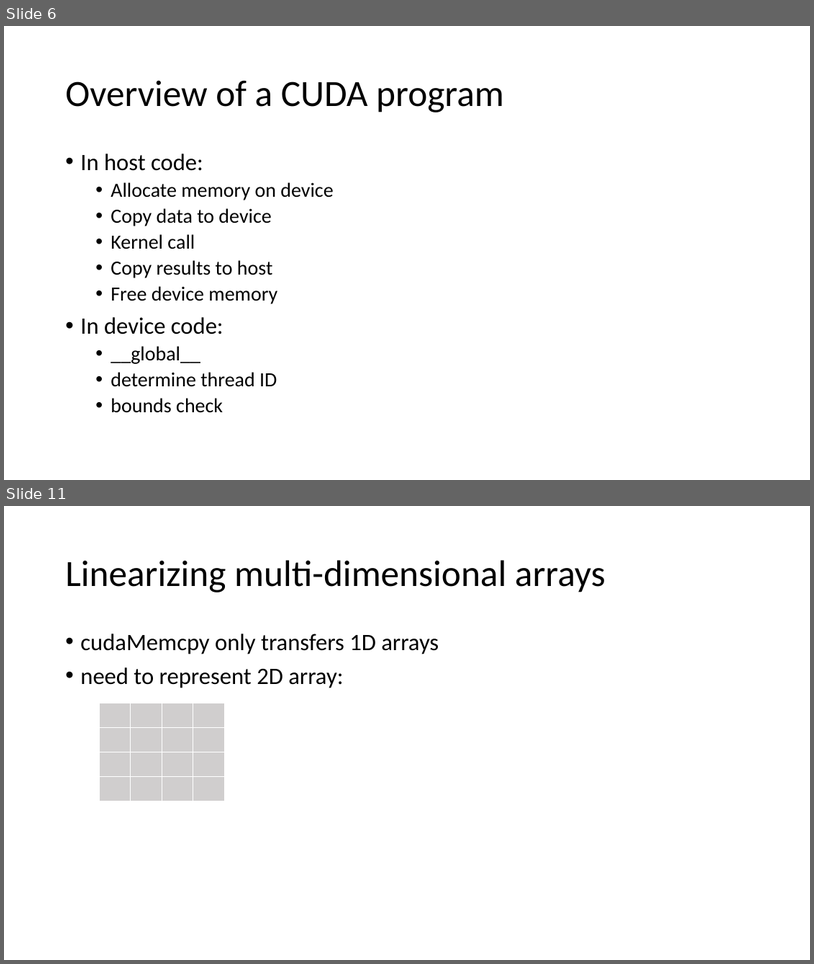
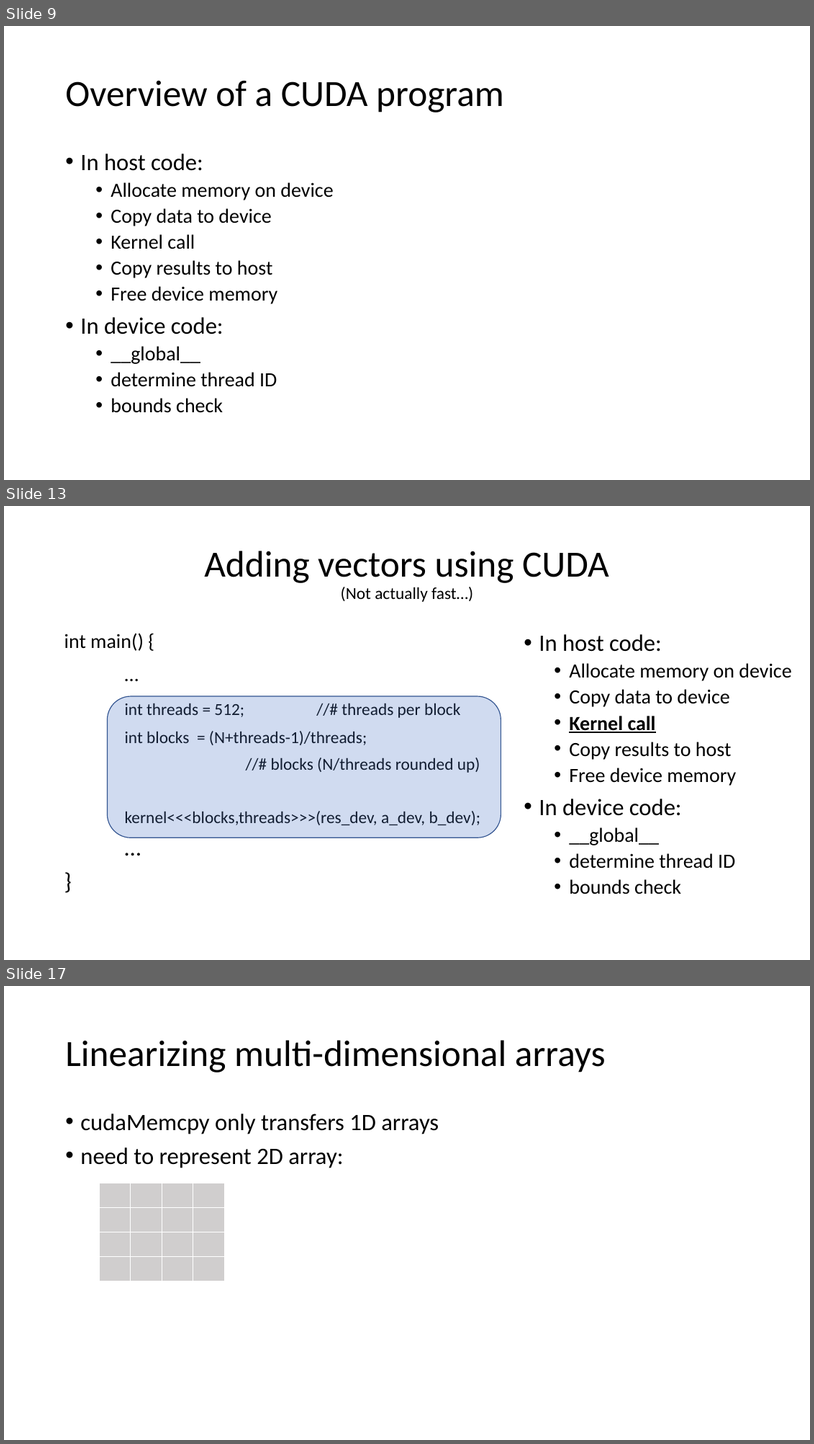
Before and after one commit to TeachingUndergradsCHC/modules, a slide deck: Programming/cuda/lecture_slides.pptx. Shown one above the other, each under a label of ours: slides 6 and 11 before the commit, slides 9, 13 and 17 after it; the slides between them are not shown. The pictures are 814x964 and 814x1444 pixels, drawn with LibreOffice and Linux fonts; fonts in the diff are those of the drawing. Boxes give left, top, right and bottom in pixels: in the first picture for what was removed or moved away, otherwise in the second. Text is boxed around its words. In the diff, an @@ line names an element or a change of style, - is before the commit and + after.

```diff
--- a/Programming/cuda/lecture_slides.pptx
+++ b/Programming/cuda/lecture_slides.pptx
@@ slide 13 added at [4, 506, 810, 960], background #FFFFFF @@
@@ title added at [204, 551, 610, 602], 44 pt, text #000000 @@
+Adding vectors using CUDA
+(Not actually fast…)
@@ text added at [64, 633, 481, 825], 20 pt, text #000000 @@
+int main() {
+…
+int threads = 512; //# threads per block
+int blocks = (N+threads-1)/threads;
+//# blocks (N/threads rounded up)
+kernel<<<blocks,threads>>>(res_dev, a_dev, b_dev);
+…
+}
@@ text added at [539, 634, 792, 894], 24 pt, text #000000 @@
+• In host code:
+  • Allocate memory on device
+  • Copy data to device
+  • Kernel call
+  • Copy results to host
+  • Free device memory
+• In device code:
+  • __global__
+  • determine thread ID
+  • bounds check
@@ rounded rectangle added at [108, 696, 502, 837], fill #4472C4 at 25% opacity, outline #325491 1 pt @@
@@ what was slide 6 is now slide 9 @@
@@ what was slide 11 is now slide 17 @@
```
Also in this commit, not shown: 2 slides changed, 8 other slides added, 3 slides removed, 3 other files.
